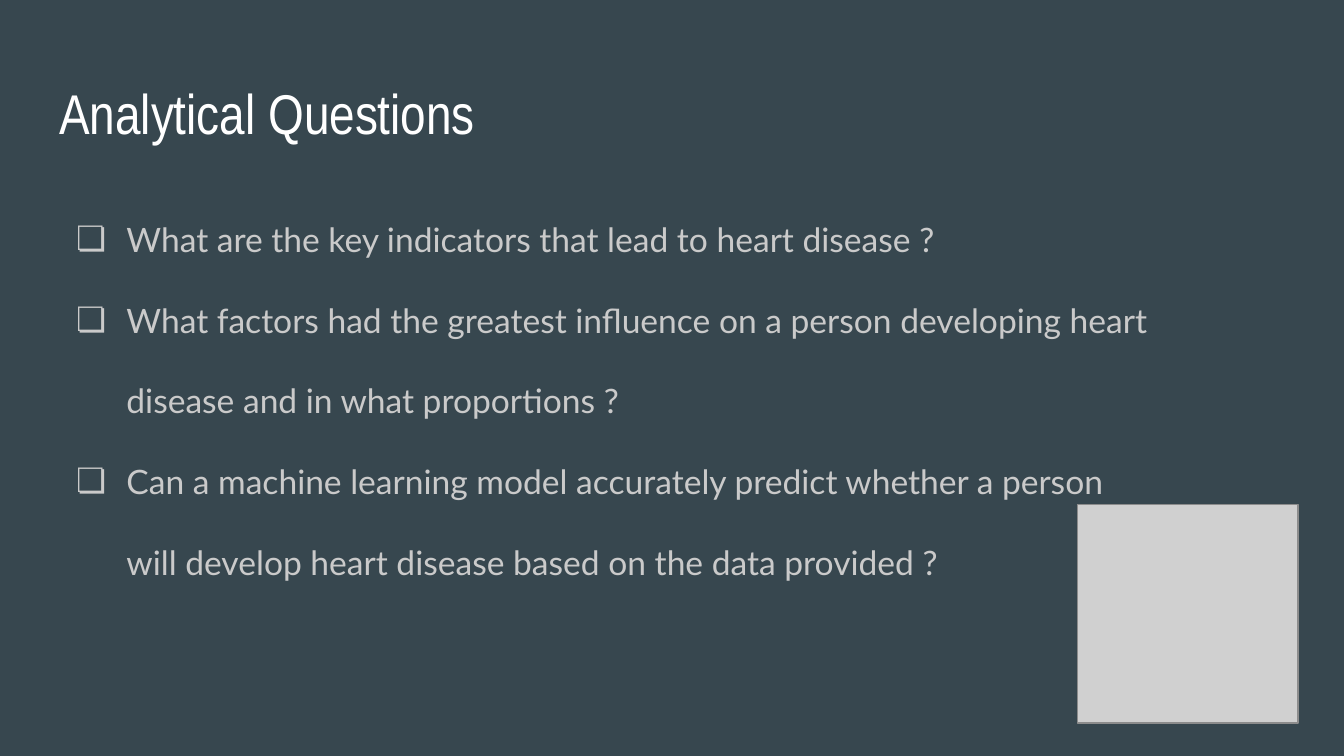
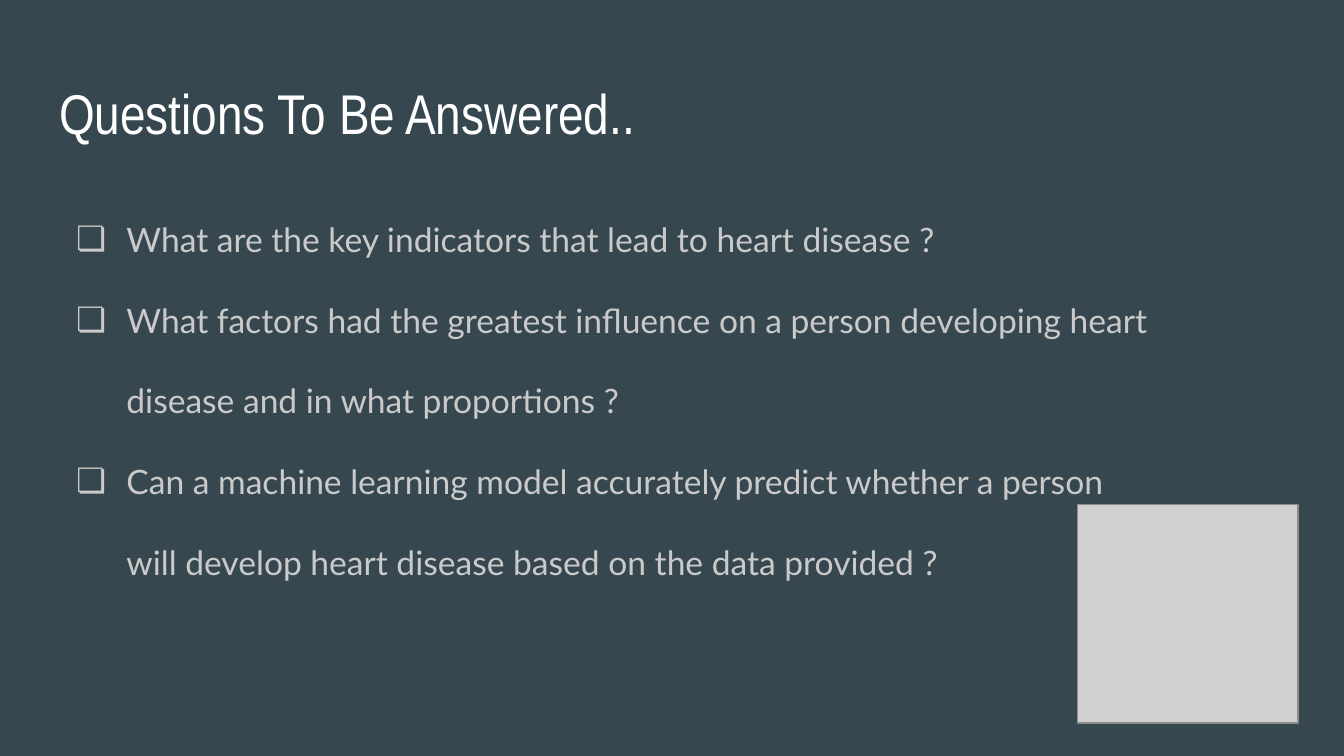
Before and after one commit to apombo90/Predicting_Heart_Disease, a slide deck: slide 8 of Final Project - Group 7.pptx. Drawn at 1344x756 pixels with LibreOffice and Linux fonts; fonts in the diff are those of the drawing; grey boxes stand for pictures. Boxes give left, top, right and bottom in pixels: in the first picture for what was removed or moved away, otherwise in the second. Text is boxed around its words. In the diff, an @@ line names an element or a change of style, - is before the commit and + after.

Commit message:
final slides

```diff
--- a/Final Project - Group 7.pptx
+++ b/Final Project - Group 7.pptx
@@ title at (59, 93, 634, 144): text changed @@
-Analytical Questions
+Questions To Be Answered..
```
Also in this commit, not shown: 5 other slides changed, 1 slide added.
